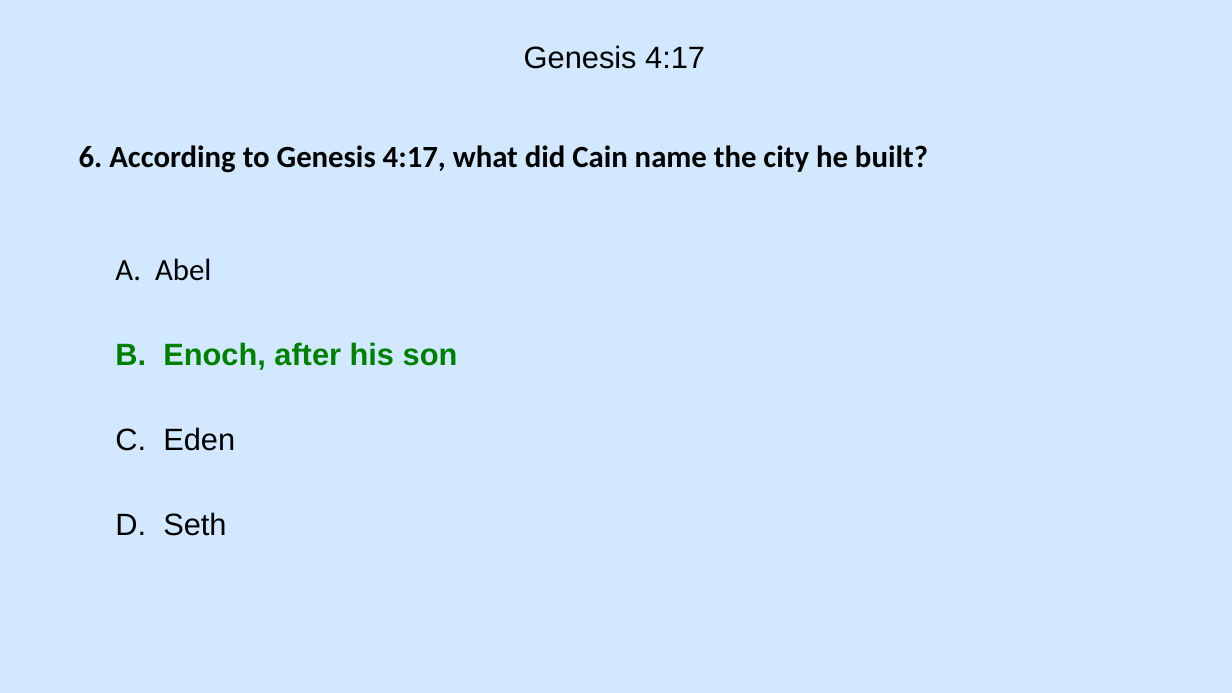
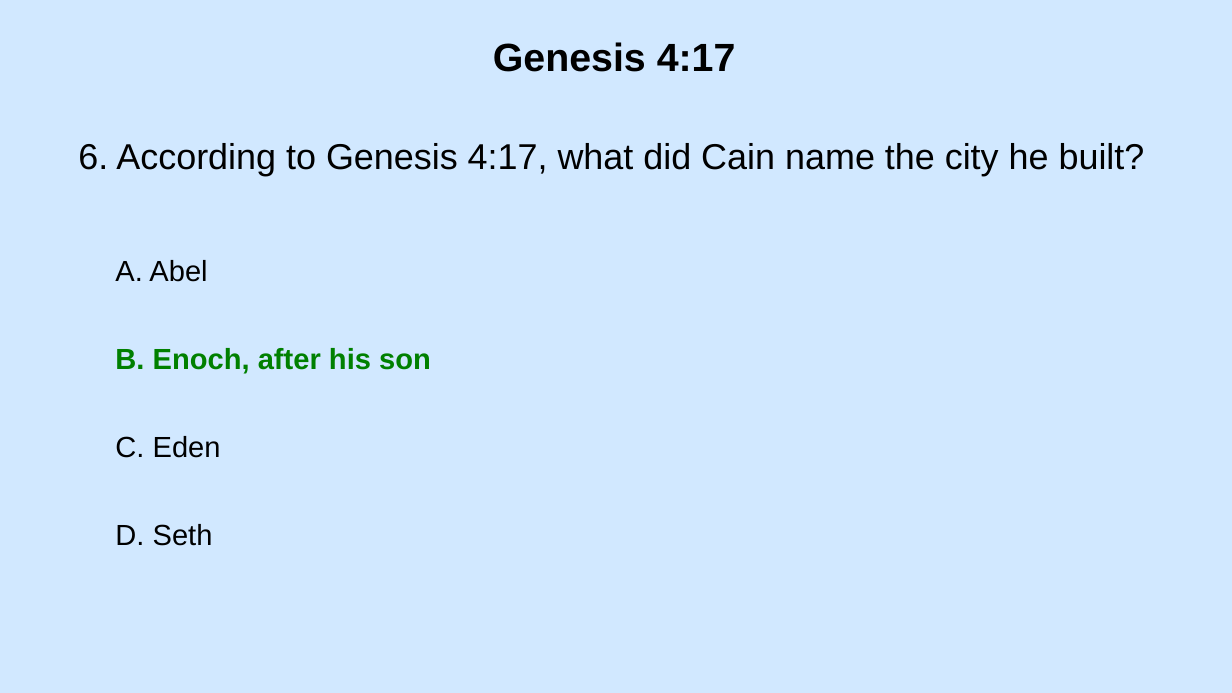
Before and after one commit to shelmel2012-beep/Genesis-Jeopardy-Bible-Bowl-Study-Guide-, a slide deck: slide 13 of Genesis 4 Study Guide 1.pptx. Drawn at 1232x693 pixels with LibreOffice and Linux fonts; fonts in the diff are those of the drawing. Boxes give left, top, right and bottom in pixels: in the first picture for what was removed or moved away, otherwise in the second. Text is boxed around its words. In the diff, an @@ line names an element or a change of style, - is before the commit and + after.

```diff
--- a/Genesis 4 Study Guide 1.pptx
+++ b/Genesis 4 Study Guide 1.pptx
@@ text "Genesis 4:17" at bbox=[493, 42, 736, 72]: size 18 to 23 pt, bold on @@
@@ text "6. According to Genesis 4:17, ..." at bbox=[78, 143, 1145, 176]: size 18 to 21 pt, font Calibri to Arial, bold off @@
@@ text "A. Abel" at bbox=[115, 260, 207, 282]: size 18 to 17 pt, font Calibri to Arial @@
@@ text "C. Eden": place and size @@
-text "C. Eden" at bbox=[115, 427, 235, 451]
+text "C. Eden" at bbox=[115, 436, 221, 458]
@@ size 18 to 17 pt in 3 elements at bbox=[115, 348, 431, 374], bbox=[115, 436, 221, 458], bbox=[115, 524, 213, 546] @@
@@ text "D. Seth": place and size @@
-text "D. Seth" at bbox=[115, 512, 226, 536]
+text "D. Seth" at bbox=[115, 524, 213, 546]
```
Also in this commit, not shown: 40 other slides changed, 10 slides added, 1 other file.
